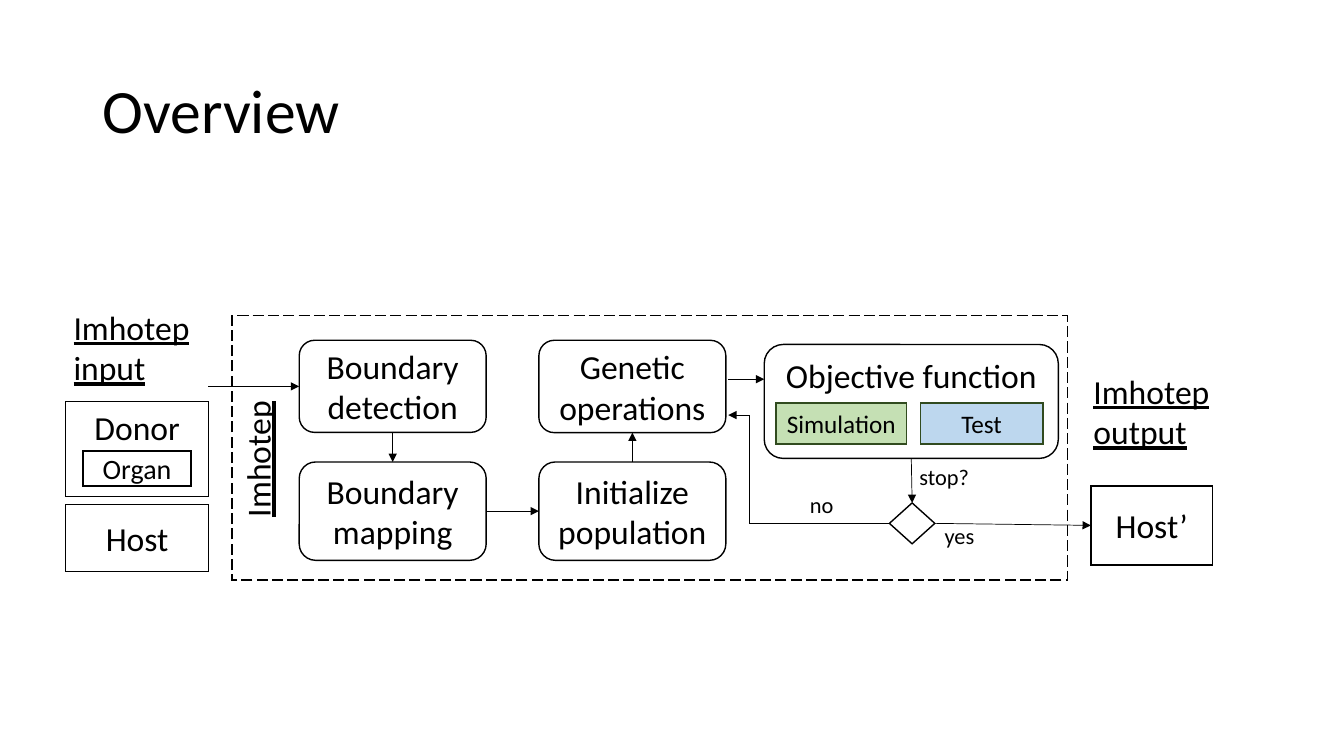
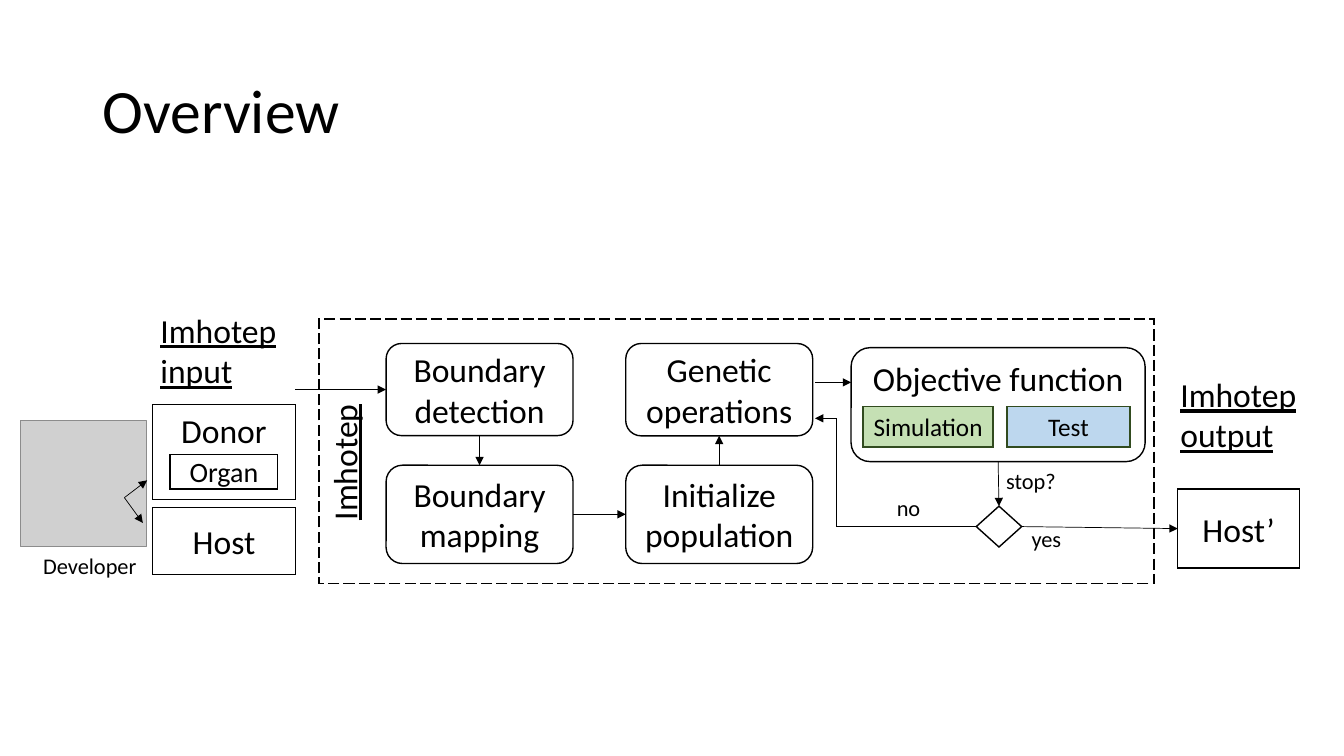
Before and after one commit to SOLAR-group/PCT, a slide deck: slide 2 of Figures/Source/VideogameTransplantationExample.pptx. Drawn at 1344x756 pixels with LibreOffice and Linux fonts; fonts in the diff are those of the drawing; grey boxes stand for pictures. Boxes give left, top, right and bottom in pixels: in the first picture for what was removed or moved away, otherwise in the second. Text is boxed around its words. In the diff, an @@ line names an element or a change of style, - is before the commit and + after.

```diff
--- a/Figures/Source/VideogameTransplantationExample.pptx
+++ b/Figures/Source/VideogameTransplantationExample.pptx
@@ picture added at bbox=[20, 421, 146, 547] @@
@@ 7 rectangles, 5 texts, 5 rounded rectangles, 5 arrows: place and size @@
-7 rectangles, 5 texts, 5 rounded rectangles, 5 arrows at bbox=[66, 316, 1213, 580]
+7 rectangles, 5 texts, 5 rounded rectangles, 5 arrows at bbox=[152, 319, 1300, 583]
@@ 2 arrows, 1 diamond, 1 elbow arrow: place and size @@
-2 arrows, 1 diamond, 1 elbow arrow at bbox=[632, 379, 935, 544]
+2 arrows, 1 diamond, 1 elbow arrow at bbox=[720, 382, 1022, 547]
@@ arrow added from (124, 498) to (147, 481), #000000 0.5 pt @@
@@ arrow added from (124, 498) to (143, 523), #000000 0.5 pt @@
@@ text added at bbox=[43, 558, 136, 578], 16 pt, text #000000 @@
+Developer
```
Also in this commit, not shown: 9 other files.
